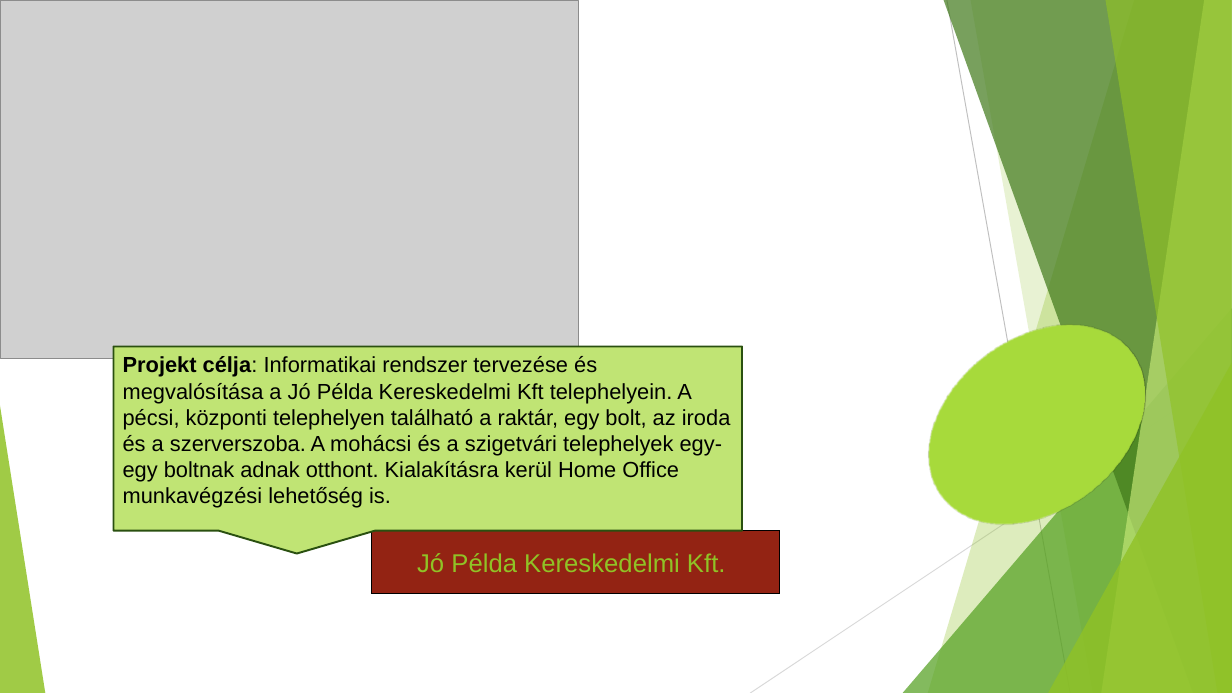
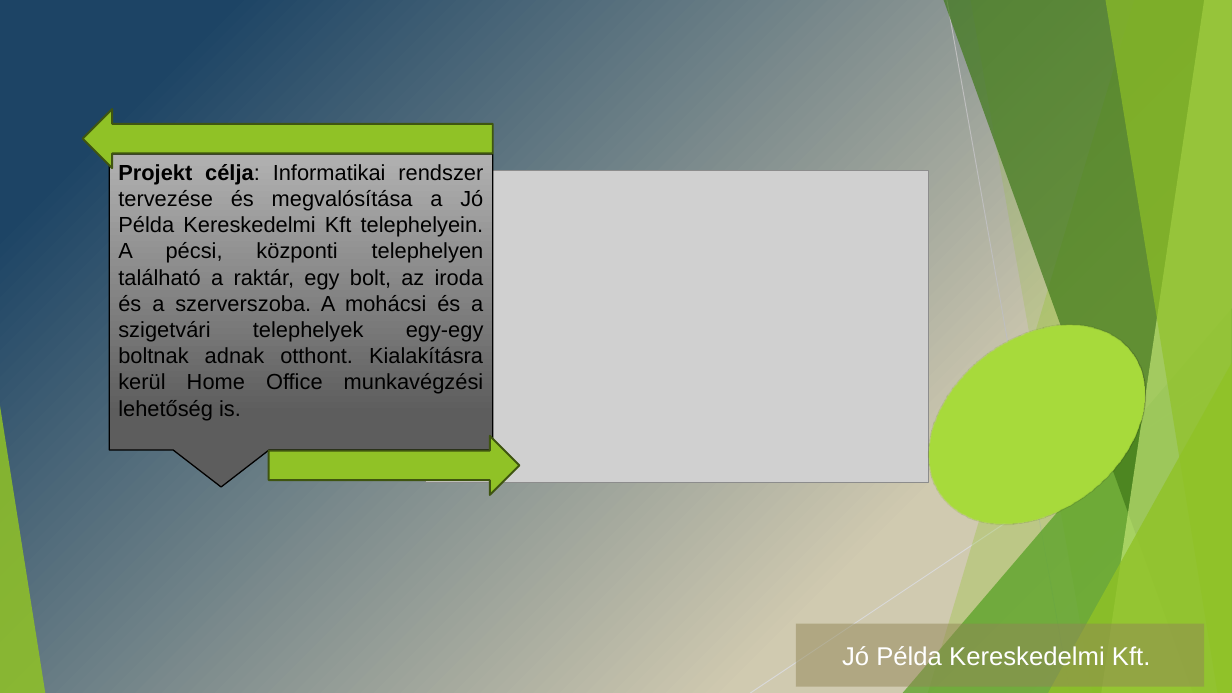
Before and after one commit to hmli83/414, a slide deck: slide 2 of Project_prezentacio.pptx. Drawn at 1232x693 pixels with LibreOffice and Linux fonts; fonts in the diff are those of the drawing; grey boxes stand for pictures. Boxes give left, top, right and bottom in pixels: in the first picture for what was removed or moved away, otherwise in the second. Text is boxed around its words. In the diff, an @@ line names an element or a change of style, - is before the commit and + after.

```diff
--- a/Project_prezentacio.pptx
+++ b/Project_prezentacio.pptx
@@ background #FFFFFF to gradient #1D4465 to #D0CAB0 to #E0DCCA @@
@@ left arrow added at (x1=83, y1=109, x2=494, y2=168), fill #90C226, outline #3F5511 1.5 pt @@
@@ speech box "Projekt célja: Informatikai rendszer tervezése ..." resized from (x1=114, y1=347, x2=742, y2=531) to (x1=109, y1=154, x2=493, y2=450) @@
@@ speech box "Projekt célja: Informatikai rendszer tervezése ..." at (x1=109, y1=154, x2=493, y2=450): alignment left to justified; fill #C0E474 to gradient #B2B2B2 to #5E5E5E; outline #2A5010 1.5 pt to #000000 1 pt @@
@@ picture resized from (x1=0, y1=0, x2=579, y2=359) to (x1=426, y1=171, x2=929, y2=483) @@
@@ right arrow added at (x1=269, y1=436, x2=519, y2=495), fill #90C226, outline #3F5511 1.5 pt @@
@@ title removed at (x1=372, y1=531, x2=780, y2=593) @@
-Jó Példa Kereskedelmi Kft.
@@ title added at (x1=796, y1=624, x2=1204, y2=687), fill #918655 at 50% opacity, 20 pt, text #FFFFFF @@
+Jó Példa Kereskedelmi Kft.
```
Also in this commit, not shown: 1 other slide changed, 10 slides added, 1 slide removed.
